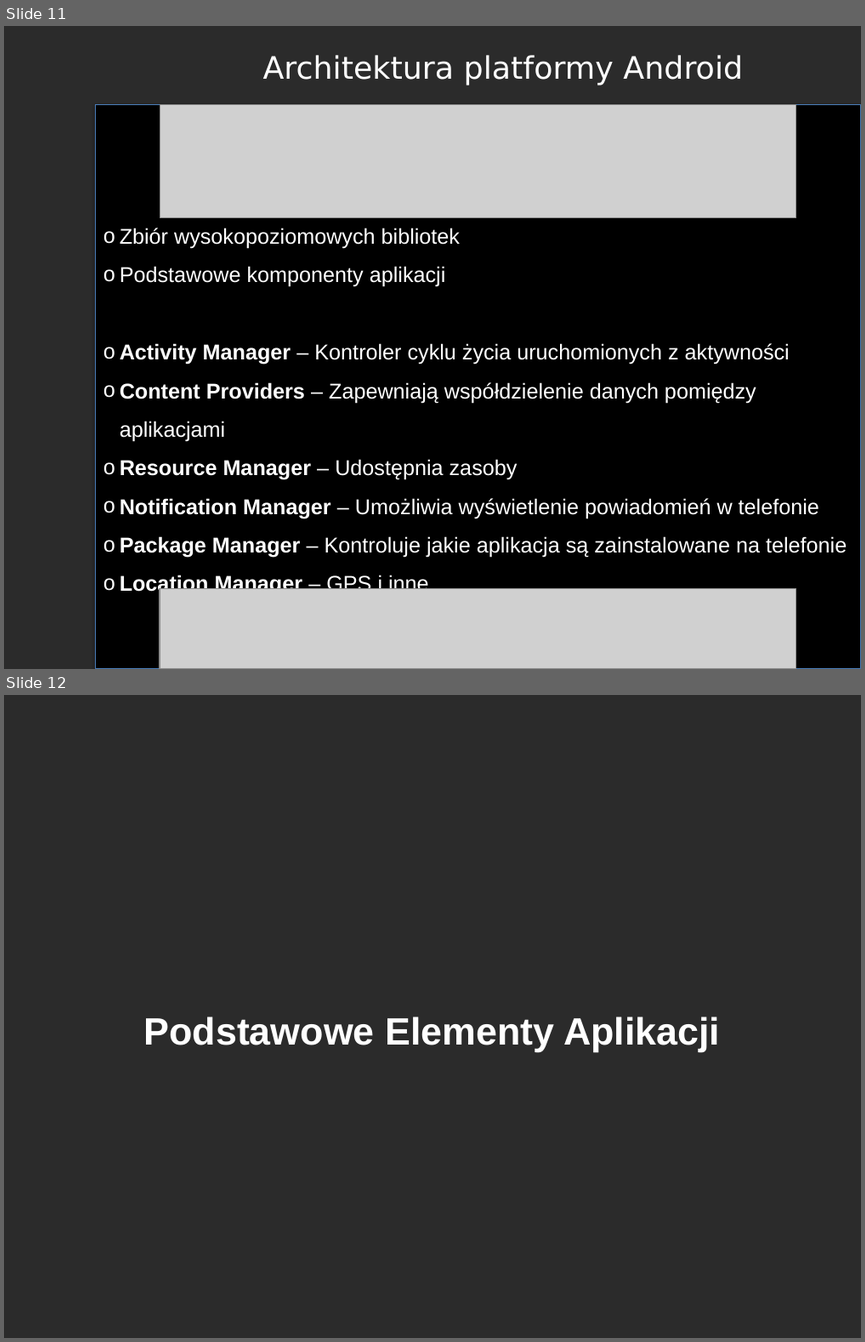
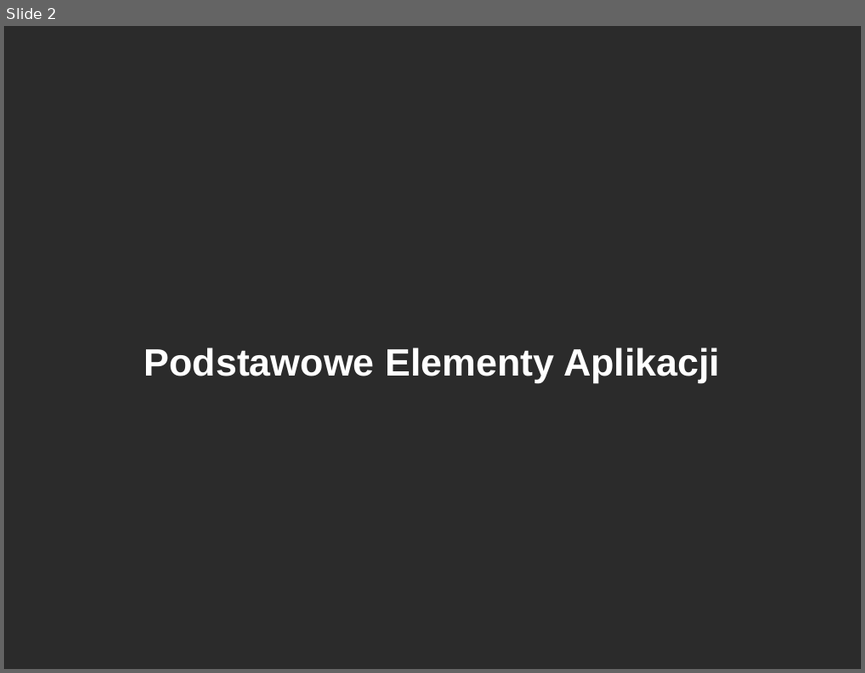
Before and after one commit to RafLew84/PUM, a slide deck: 2023-2024/Wyk/Wyklad1.pptx. Shown one above the other, each under a label of ours: slides 11 and 12 before the commit, slide 2 after it. The pictures are 865x1342 and 865x673 pixels, drawn with LibreOffice and Linux fonts; fonts in the diff are those of the drawing; grey boxes stand for pictures; background and template pictures are left out; a plain dark background stands for a picture behind light text. Boxes give left, top, right and bottom in pixels: in the first picture for what was removed or moved away, otherwise in the second. Text is boxed around its words. In the diff, an @@ line names an element or a change of style, - is before the commit and + after.

```diff
--- a/2023-2024/Wyk/Wyklad1.pptx
+++ b/2023-2024/Wyk/Wyklad1.pptx
@@ slide 11 removed at <box>4,26,861,669</box>, background picture (left out) @@
@@ text removed at <box>263,55,743,85</box> @@
-Architektura platformy Android
@@ rectangle removed at <box>95,105,861,669</box> @@
@@ picture removed at <box>160,105,796,218</box> @@
@@ text removed at <box>120,227,846,596</box> @@
-o Zbiór wysokopoziomowych bibliotek
-o Podstawowe komponenty aplikacji
-o Activity Manager – Kontroler cyklu życia uruchomionych z aktywności
-o Content Providers – Zapewniają współdzielenie danych pomiędzy aplikacjami
-o Resource Manager – Udostępnia zasoby
-o Notification Manager – Umożliwia wyświetlenie powiadomień w telefonie
-o Package Manager – Kontroluje jakie aplikacja są zainstalowane na telefonie
-o Location Manager – GPS i inne
@@ picture removed at <box>160,588,796,669</box> @@
@@ what was slide 12 is now slide 2 @@
```
Also in this commit, not shown: 1 slide changed, 9 other slides removed, 4 other files.
